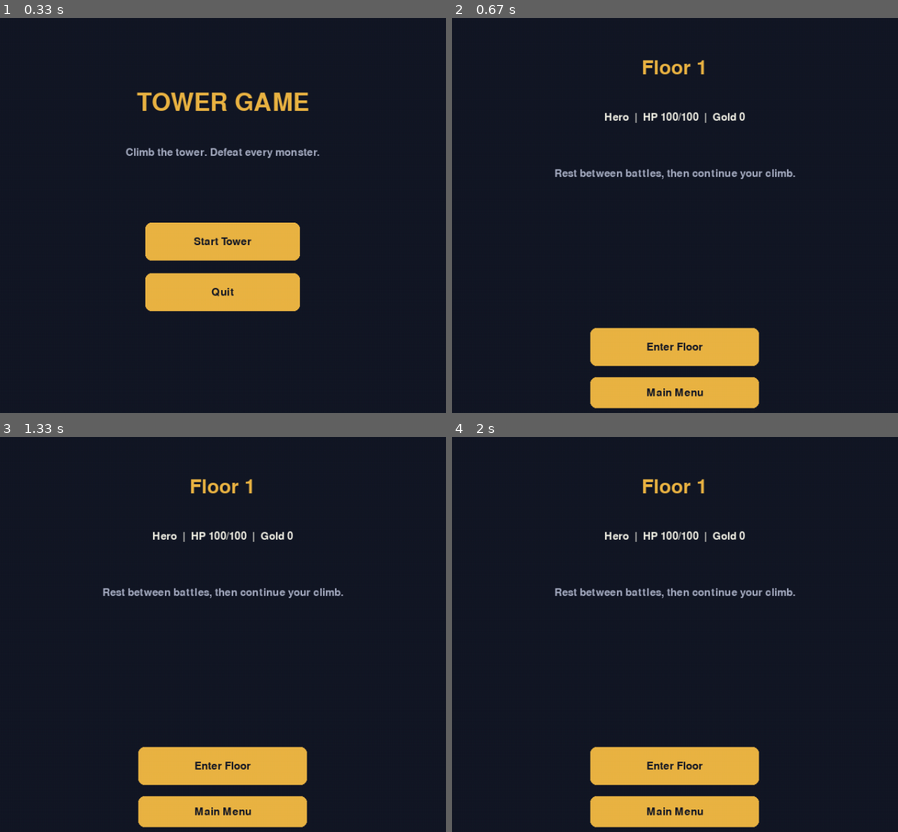
Above: before the commit, frames 1-4 (two rows, left to right).
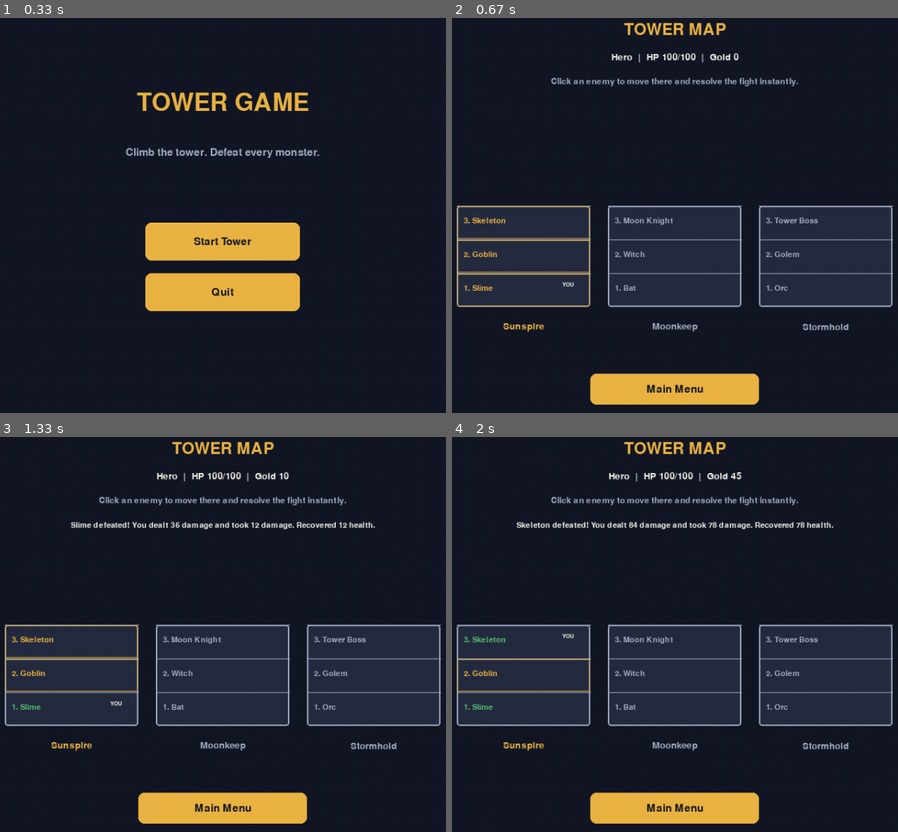
Above: after the commit, the same moments.

Repository: pixelpxed/tower-pygame
Game: pygame game, started from main.py
Same seed, same stepped clock (60 frames per second), same inputs: the game is played once before the commit and once after it.
Inputs (mouse positions are in pixels of both pictures, inside the frame that each line leads up to):
- Up to frame 1 (0.33 s): no input
- Up to frame 2 (0.67 s): click (675, 223) at 0.38 s
- Up to frame 3 (1.33 s): click (71, 709) at 0.72 s, where only the run after the commit has a clickable "1. Slime"; press the mouse at (223, 642) at 1.03 s; move the mouse to (307, 677) at 1.13 s; release the mouse at (396, 713) at 1.27 s
- Up to frame 4 (2 s): click (523, 642) at 1.38 s, where only the run after the commit has a clickable "3. Skeleton"

Frame 1 is identical in both runs. In frame 2, 31% of the frame differs, in the area x 1-99%, y 1-99%; in frame 3, 32%; in frame 4, 32%.

Commit message:
feat: i dont even know anymore chat

Diff:
--- a/data/towers.json
+++ b/data/towers.json
@@ -1,6 +1,28 @@
 {
-  "1": {"monster": {"name": "Slime", "health": 35, "attack": 6, "gold": 10, "image": "slime.png"}},
-  "2": {"monster": {"name": "Goblin", "health": 55, "attack": 9, "gold": 20, "image": "goblin.png"}},
-  "3": {"monster": {"name": "Skeleton", "health": 80, "attack": 13, "gold": 35, "image": "skeleton.png"}},
-  "4": {"monster": {"name": "Tower Boss", "health": 120, "attack": 18, "gold": 100, "image": "boss.png"}}
+  "towers": [
+    {
+      "name": "Sunspire",
+      "floors": [
+        {"monster": {"name": "Slime", "health": 35, "attack": 6, "gold": 10}},
+        {"monster": {"name": "Goblin", "health": 55, "attack": 9, "gold": 20}},
+        {"monster": {"name": "Skeleton", "health": 80, "attack": 13, "gold": 35}}
+      ]
+    },
+    {
+      "name": "Moonkeep",
+      "floors": [
+        {"monster": {"name": "Bat", "health": 45, "attack": 8, "gold": 18}},
+        {"monster": {"name": "Witch", "health": 70, "attack": 12, "gold": 30}},
+        {"monster": {"name": "Moon Knight", "health": 105, "attack": 17, "gold": 60}}
+      ]
+    },
+    {
+      "name": "Stormhold",
+      "floors": [
+        {"monster": {"name": "Orc", "health": 75, "attack": 14, "gold": 35}},
+        {"monster": {"name": "Golem", "health": 110, "attack": 18, "gold": 55}},
+        {"monster": {"name": "Tower Boss", "health": 150, "attack": 22, "gold": 100}}
+      ]
+    }
+  ]
 }
--- a/game/entities/player.py
+++ b/game/entities/player.py
@@ -7,7 +7,10 @@
     max_health: int = 100
     health: int = 100
     attack: int = 12
+    tower: int = 0
     floor: int = 1
+    location_tower: int = 0
+    location_floor: int = 1
     gold: int = 0
     inventory: list[str] = field(default_factory=list)
 
@@ -26,6 +29,9 @@
 
     def reset(self) -> None:
         self.health = self.max_health
+        self.tower = 0
         self.floor = 1
+        self.location_tower = 0
+        self.location_floor = 1
         self.gold = 0
         self.inventory.clear()
--- a/game/game.py
+++ b/game/game.py
@@ -6,7 +6,6 @@
 from game.systems.combat import Combat
 from game.systems.progression import Progression
 from game.systems.tower import Tower
-from game.scenes.battle import BattleScene
 from game.scenes.game_over import GameOverScene
 from game.scenes.menu import MenuScene
 from game.scenes.tower import TowerScene
@@ -23,6 +22,7 @@
         self.monster = None
         self.message = ""
         self.won = False
+        self.defeated = set()
         self.tower = Tower(DATA_DIR / "towers.json")
         self.potion = Item("Potion", "Restores health", 25)
         self.scene = MenuScene(self)
@@ -31,35 +31,50 @@
         self.player.reset()
         self.won = False
         self.message = ""
+        self.defeated.clear()
         self.scene = TowerScene(self)
 
     def show_menu(self):
         self.scene = MenuScene(self)
 
-    def start_battle(self):
-        if self.tower.is_complete(self.player.floor):
+    def select_enemy(self, tower_index, floor_index):
+        enemy_id = (tower_index, floor_index)
+        if tower_index != self.player.tower or enemy_id in self.defeated:
+            return
+
+        self.player.location_tower = tower_index
+        self.player.location_floor = floor_index + 1
+        self.player.floor = floor_index + 1
+        self.monster = self.tower.monster_for_floor(tower_index, floor_index + 1)
+        dealt, taken = Combat.resolve_instantly(self.player, self.monster)
+        if self.monster.alive:
+            self.message = f"{self.monster.name} defeated you after {dealt} damage."
+            self.won = False
+            self.scene = GameOverScene(self)
+            return
+
+        self.defeated.add(enemy_id)
+        Progression.reward_for_victory(self.player, self.monster)
+        recovered = self.player.health
+        self.player.heal(self.player.max_health)
+        recovered = self.player.health - recovered
+        self.message = (
+            f"{self.monster.name} defeated! You dealt {dealt} damage and took {taken} damage."
+            f" Recovered {recovered} health."
+        )
+        tower_floor_count = len(self.tower.floors_for_tower(self.player.tower))
+        defeated_tower_floors = sum(
+            (self.player.tower, floor_index) in self.defeated
+            for floor_index in range(tower_floor_count)
+        )
+        if defeated_tower_floors == tower_floor_count:
+            self.player.tower += 1
+            self.player.floor = 1
+        if self.player.tower >= len(self.tower.towers):
             self.won = True
             self.message = "Every floor has been conquered."
             self.scene = GameOverScene(self)
             return
-        self.monster = self.tower.monster_for_floor(self.player.floor)
-        self.message = "Choose your action."
-        self.scene = BattleScene(self)
-
-    def player_attack(self):
-        if not self.monster or not self.monster.alive:
-            return
-        damage = Combat.player_attack(self.player, self.monster)
-        if not self.monster.alive:
-            Progression.reward_for_victory(self.player, self.monster)
-            self.message = Progression.reward_text(self.monster)
-            self.scene = TowerScene(self)
-            return
-        taken = Combat.monster_attack(self.player, self.monster)
-        self.message = f"You dealt {damage} damage and took {taken} damage."
-        if not self.player.alive:
-            self.won = False
-            self.scene = GameOverScene(self)
 
     def use_potion(self):
         if self.potion.use(self.player):
--- a/game/scenes/battle.py
+++ b/game/scenes/battle.py
@@ -19,7 +19,9 @@
     def draw(self, screen):
         screen.fill(COLORS["background"])
         player, monster = self.game.player, self.game.monster
-        draw_text(screen, f"Floor {player.floor}: {monster.name}", (WIDTH // 2, 75), 36, COLORS["accent"], center=True)
+        tower_name = self.game.tower.tower_name(player.tower)
+        draw_text(screen, f"{tower_name} - Floor {player.floor}: {monster.name}",
+                  (WIDTH // 2, 75), 32, COLORS["accent"], center=True)
         draw_text(screen, player.name, (220, 170), 26, COLORS["text"], center=True)
         draw_text(screen, monster.name, (740, 170), 26, COLORS["text"], center=True)
         draw_bar(screen, (100, 220, 240, 22), player.health, player.max_health, COLORS["success"])
--- a/game/scenes/tower.py
+++ b/game/scenes/tower.py
@@ -1,6 +1,6 @@
 import pygame
 
-from game.settings import COLORS, HEIGHT, WIDTH
+from game.settings import COLORS, WIDTH
 from ui.button import Button
 from ui.text import draw_text
 
@@ -8,20 +8,81 @@
 class TowerScene:
     def __init__(self, game):
         self.game = game
-        self.enter = Button((WIDTH // 2 - 120, 470, 240, 54), "Enter Floor", game.start_battle)
-        self.menu = Button((WIDTH // 2 - 120, 540, 240, 44), "Main Menu", game.show_menu)
+        self.menu = Button((WIDTH // 2 - 120, 535, 240, 44), "Main Menu", game.show_menu)
 
     def handle_event(self, event):
-        self.enter.handle_event(event)
+        if event.type == pygame.MOUSEBUTTONUP and event.button == 1:
+            for tower_index, floor_index, rect in self._floor_rects():
+                if rect.collidepoint(event.pos):
+                    self.game.select_enemy(tower_index, floor_index)
+                    break
         self.menu.handle_event(event)
 
     def draw(self, screen):
         screen.fill(COLORS["background"])
         player = self.game.player
-        draw_text(screen, f"Floor {player.floor}", (WIDTH // 2, 100), 42, COLORS["accent"], center=True)
+        draw_text(screen, "TOWER MAP", (WIDTH // 2, 45), 34, COLORS["accent"], center=True)
         draw_text(screen, f"{player.name}  |  HP {player.health}/{player.max_health}  |  Gold {player.gold}",
-                  (WIDTH // 2, 170), 22, COLORS["text"], center=True)
-        draw_text(screen, "Rest between battles, then continue your climb.", (WIDTH // 2, 250), 22,
+                  (WIDTH // 2, 85), 20, COLORS["text"], center=True)
+        draw_text(screen, "Click an enemy to move there and resolve the fight instantly.",
+                  (WIDTH // 2, 120), 18,
                   COLORS["muted"], center=True)
-        self.enter.draw(screen)
+        if self.game.message:
+            draw_text(screen, self.game.message, (WIDTH // 2, 155), 16, COLORS["text"], center=True)
+        self._draw_towers(screen)
         self.menu.draw(screen)
+
+    def _floor_rects(self):
+        player = self.game.player
+        towers = self.game.tower.towers
+        tower_width = 190
+        gap = 25
+        left = (WIDTH - (len(towers) * tower_width + (len(towers) - 1) * gap)) // 2
+        bottom = 440
+        floor_height = 48
+
+        rects = []
+        for tower_index, tower in enumerate(towers):
+            x = left + tower_index * (tower_width + gap)
+            floors = tower["floors"]
+            for floor_index in range(len(floors)):
+                y = bottom - (floor_index + 1) * floor_height
+                rects.append((tower_index, floor_index, pygame.Rect(x, y, tower_width, floor_height)))
+        return rects
+
+    def _draw_towers(self, screen):
+        player = self.game.player
+        towers = self.game.tower.towers
+        tower_width = 190
+        gap = 25
+        left = (WIDTH - (len(towers) * tower_width + (len(towers) - 1) * gap)) // 2
+        bottom = 440
+        floor_height = 48
+
+        for tower_index, tower in enumerate(towers):
+            x = left + tower_index * (tower_width + gap)
+            floors = tower["floors"]
+            draw_text(screen, tower["name"], (x + tower_width // 2, bottom + 28), 20,
+                      COLORS["accent"] if tower_index == player.tower else COLORS["muted"], center=True)
+            pygame.draw.rect(screen, COLORS["panel"], (x, bottom - len(floors) * floor_height, tower_width,
+                                                        len(floors) * floor_height), border_radius=4)
+            pygame.draw.rect(screen, COLORS["muted"], (x, bottom - len(floors) * floor_height, tower_width,
+                                                        len(floors) * floor_height), 2, border_radius=4)
+
+            for floor_index, floor in enumerate(floors):
+                y = bottom - (floor_index + 1) * floor_height
+                enemy_id = (tower_index, floor_index)
+                conquered = enemy_id in self.game.defeated
+                selectable = tower_index == player.tower and not conquered
+                current = (tower_index == player.location_tower and
+                           floor_index + 1 == player.location_floor)
+                color = COLORS["success"] if conquered else COLORS["accent"] if selectable else COLORS["muted"]
+                if selectable:
+                    pygame.draw.rect(screen, COLORS["accent"], (x + 1, y + 1, tower_width - 2, floor_height - 2), 1)
+                pygame.draw.line(screen, COLORS["muted"], (x, y), (x + tower_width, y), 1)
+                monster = floor["monster"]
+                label = f"{floor_index + 1}. {monster['name']}"
+                draw_text(screen, label, (x + 10, y + floor_height // 2 - 8), 16, color)
+                if current:
+                    draw_text(screen, "YOU", (x + tower_width - 32, y + floor_height // 2 - 8), 13,
+                              COLORS["text"], center=True)
--- a/game/systems/combat.py
+++ b/game/systems/combat.py
@@ -3,7 +3,6 @@
 
 
 class Combat:
-    """Turn-based combat rules."""
 
     @staticmethod
     def player_attack(player: Player, monster: BattleMonster) -> int:
@@ -16,3 +15,13 @@
         damage = monster.attack
         player.take_damage(damage)
         return damage
+
+    @staticmethod
+    def resolve_instantly(player: Player, monster: BattleMonster) -> tuple[int, int]:
+        damage_dealt = 0
+        damage_taken = 0
+        while player.alive and monster.alive:
+            damage_dealt += Combat.player_attack(player, monster)
+            if monster.alive:
+                damage_taken += Combat.monster_attack(player, monster)
+        return damage_dealt, damage_taken
--- a/game/systems/progression.py
+++ b/game/systems/progression.py
@@ -2,7 +2,6 @@
     @staticmethod
     def reward_for_victory(player, monster) -> None:
         player.gold += monster.gold
-        player.floor += 1
 
     @staticmethod
     def reward_text(monster) -> str:
--- a/game/systems/tower.py
+++ b/game/systems/tower.py
@@ -6,10 +6,15 @@
 
 class Tower:
     def __init__(self, data_path: Path):
-        self.floors = json.loads(data_path.read_text(encoding="utf-8"))
+        data = json.loads(data_path.read_text(encoding="utf-8"))
+        self.towers = data["towers"] if isinstance(data, dict) else data
 
-    def monster_for_floor(self, floor: int) -> BattleMonster:
-        entry = self.floors[str(min(floor, len(self.floors)))]
+    def floors_for_tower(self, tower: int) -> list[dict]:
+        return self.towers[tower]["floors"]
+
+    def monster_for_floor(self, tower: int, floor: int) -> BattleMonster:
+        floors = self.floors_for_tower(tower)
+        entry = floors[min(floor - 1, len(floors) - 1)]
         monster = entry["monster"]
         return BattleMonster(
             monster["name"],
@@ -20,5 +25,8 @@
             monster.get("image", ""),
         )
 
-    def is_complete(self, floor: int) -> bool:
-        return floor > len(self.floors)
+    def is_complete(self, tower: int, floor: int) -> bool:
+        return tower >= len(self.towers)
+
+    def tower_name(self, tower: int) -> str:
+        return self.towers[tower]["name"]
Not shown, changed: README.md
